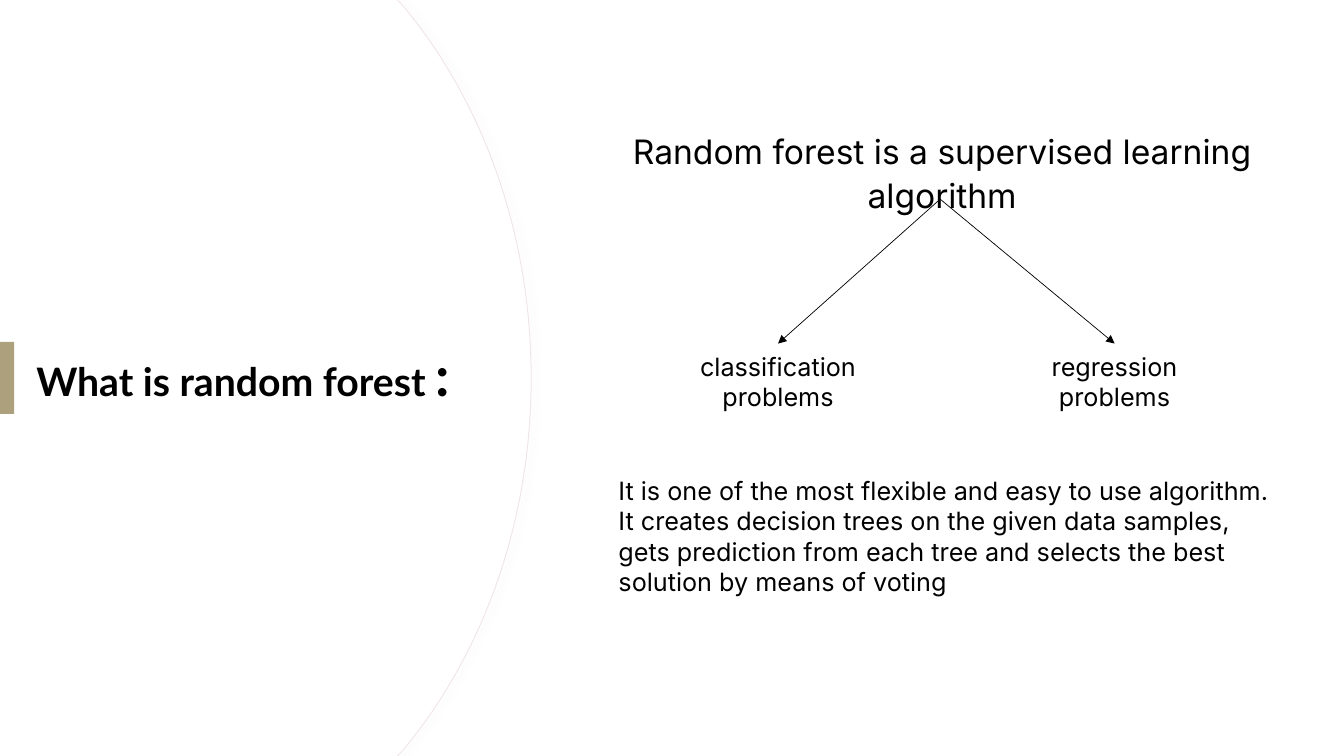
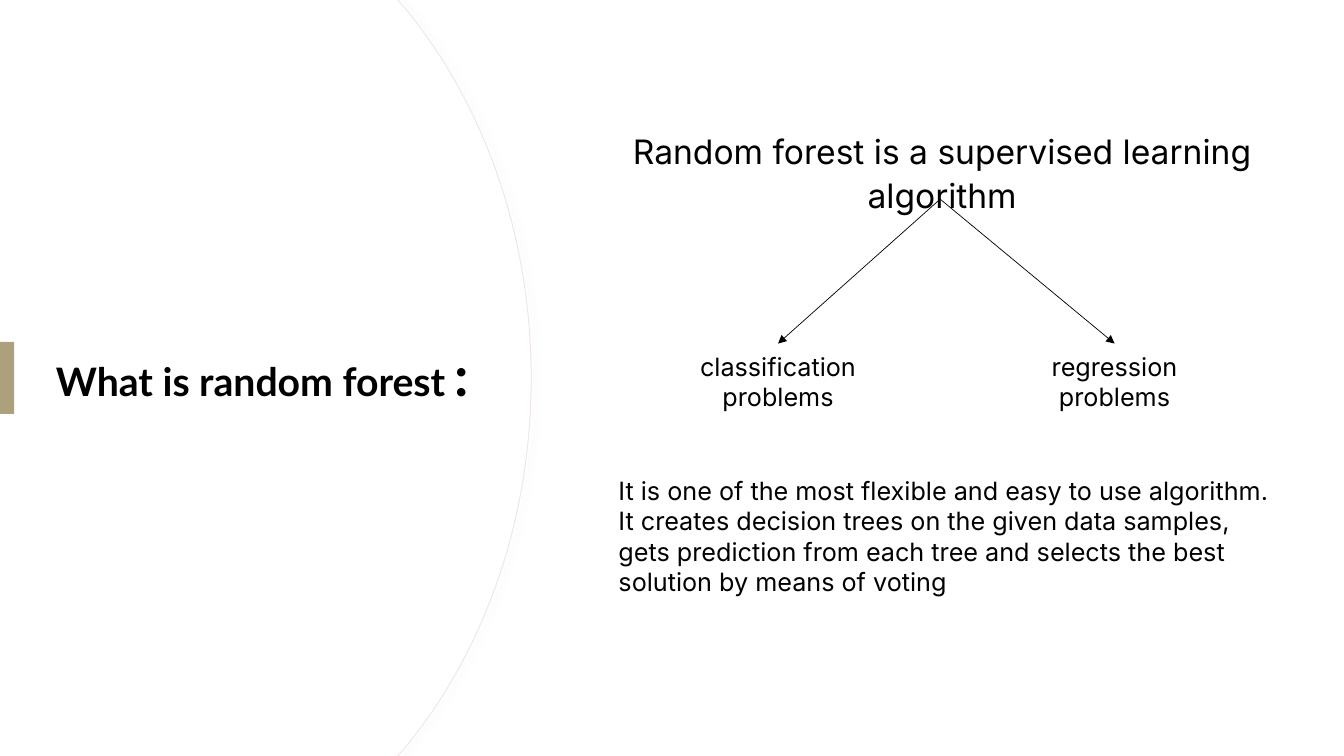
Before and after one commit to farshadmrd/random_forest, a slide deck: slide 2 of ML Final.pptx. Drawn at 1344x756 pixels with LibreOffice and Linux fonts; fonts in the diff are those of the drawing. Boxes give left, top, right and bottom in pixels: in the first picture for what was removed or moved away, otherwise in the second. Text is boxed around its words. In the diff, an @@ line names an element or a change of style, - is before the commit and + after.

```diff
--- a/ML Final.pptx
+++ b/ML Final.pptx
@@ title "What is random forest :": place and size @@
-title "What is random forest :" at <box>36,367,426,397</box>
+title "What is random forest :" at <box>56,367,446,397</box>
```
Also in this commit, not shown: 11 other slides changed, 1 other file.
